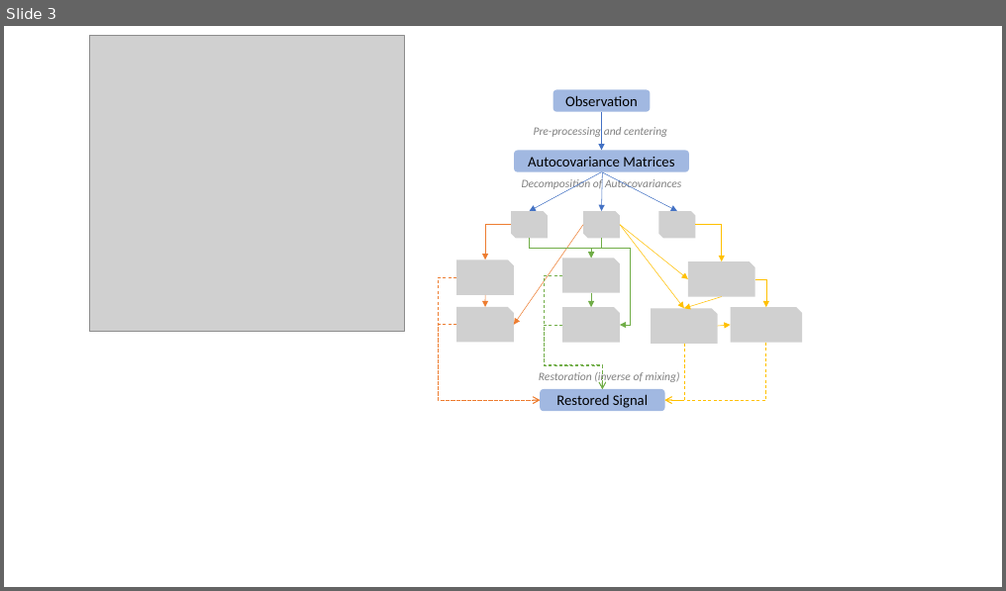
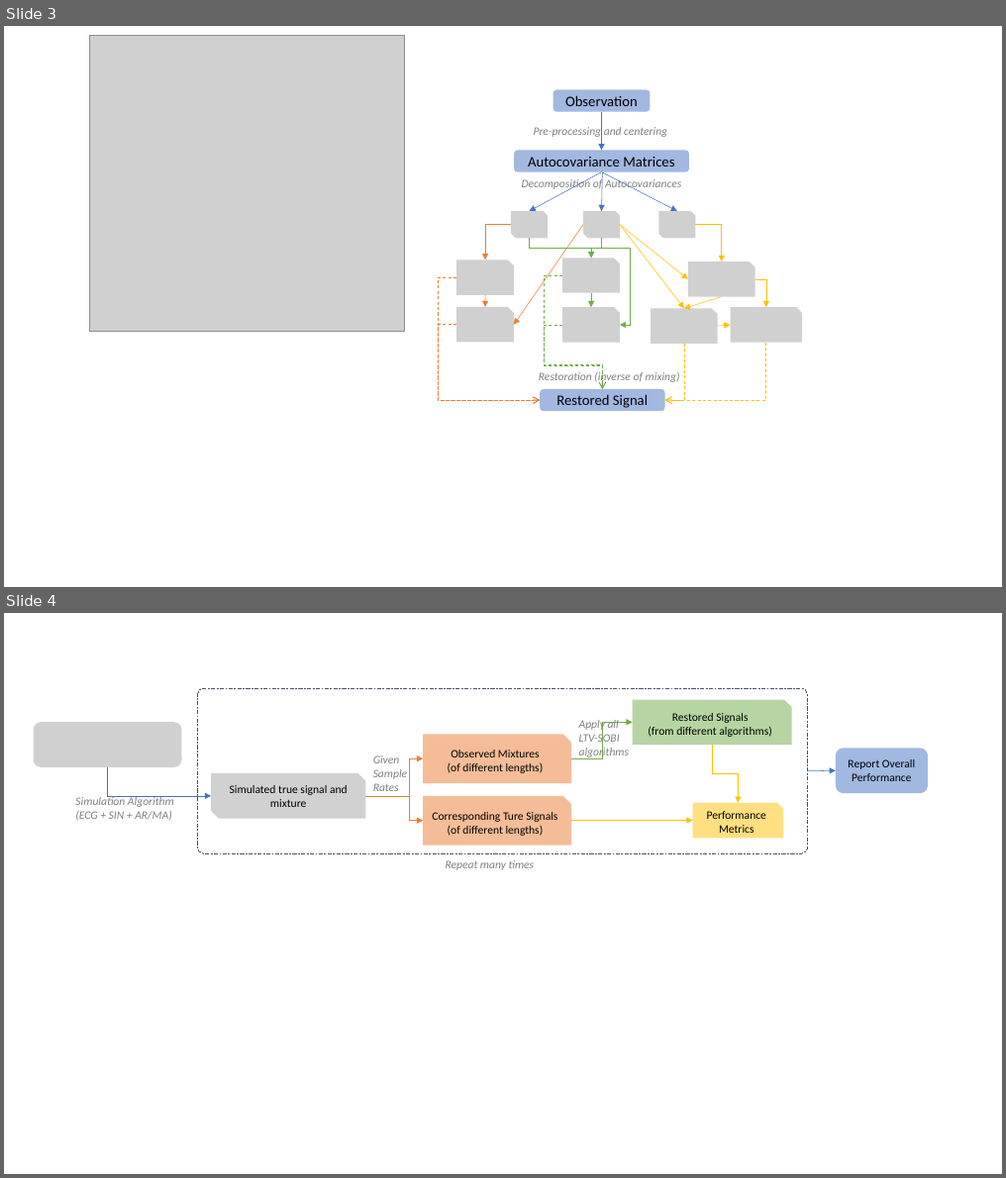
Before and after one commit to yyyaaan/bss, a slide deck: thesis/BSS_pic.pptx. Shown one above the other, each under a label of ours: slide 3 before the commit, slides 3 and 4 after it. The pictures are 1006x591 and 1006x1178 pixels, drawn with LibreOffice and Linux fonts; fonts in the diff are those of the drawing; grey boxes stand for pictures. Boxes give left, top, right and bottom in pixels: in the first picture for what was removed or moved away, otherwise in the second. Text is boxed around its words. In the diff, an @@ line names an element or a change of style, - is before the commit and + after.

```diff
--- a/thesis/BSS_pic.pptx
+++ b/thesis/BSS_pic.pptx
@@ slide 4 added at [4,613,1002,1174], background #FFFFFF @@
@@ group added at [33,688,928,870]: 6 elbow arrows, 4 texts, 4 snip rects, 2 rounded rectangles, 1 picture, 1 snip diag rect, 1 arrow @@
+Simulation Algorithm
+(ECG + SIN + AR/MA)
+Simulated true signal and mixture
+Observed Mixtures
+(of different lengths)
+Given
+Sample
+Rates
+Restored Signals
+(from different algorithms)
+Corresponding Ture Signals
+(of different lengths)
+Apply all LTV-SOBI algorithms
+Performance Metrics
+Report Overall Performance
+Repeat many times
```
Also in this commit, not shown: 1 slide changed, 8 other files.
